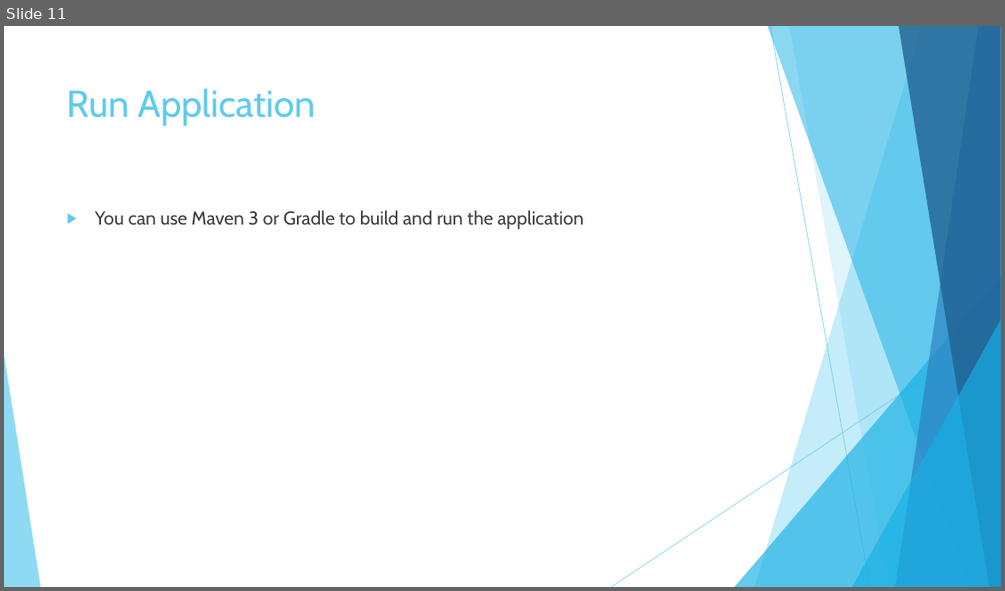
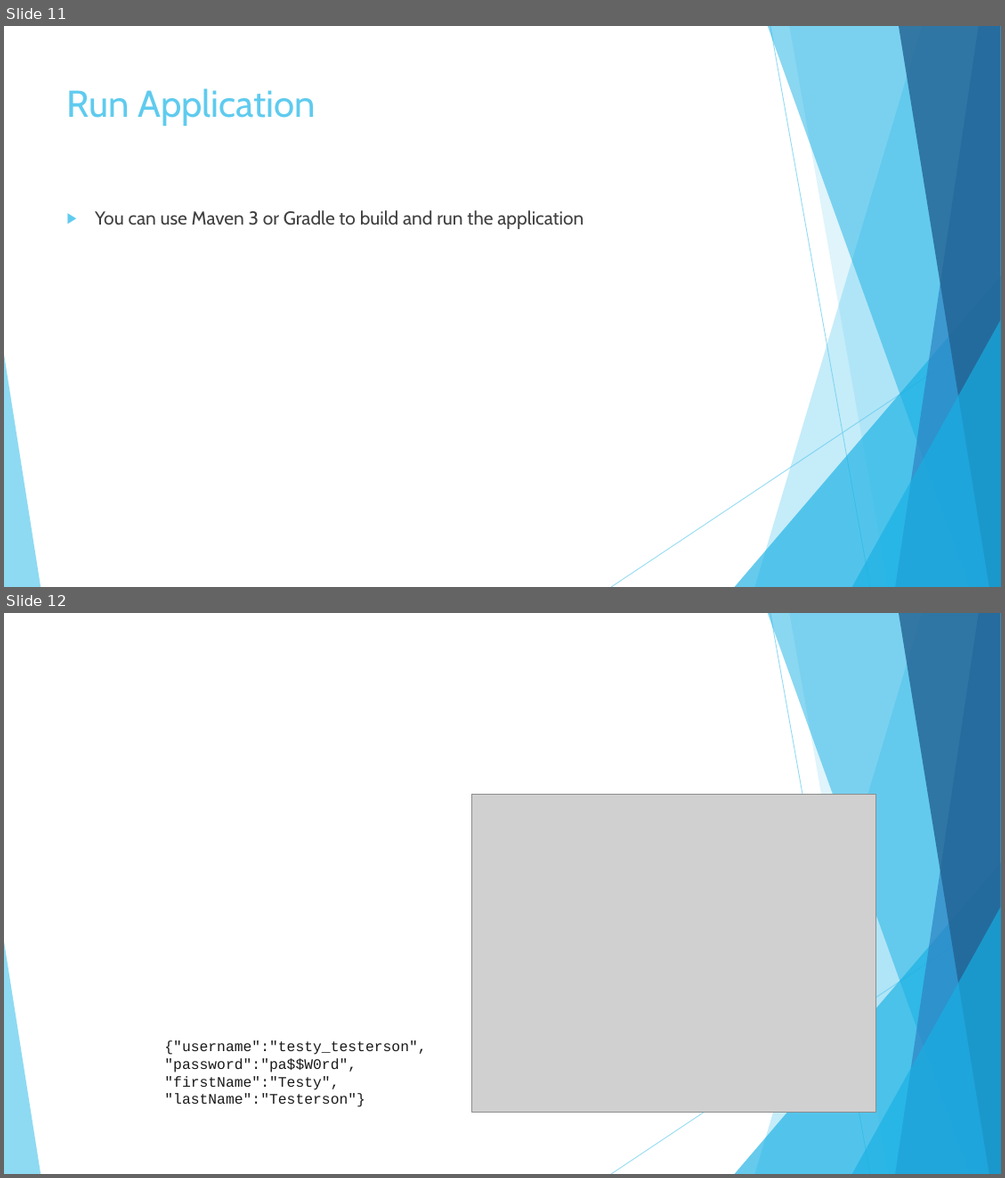
Before and after one commit to vlytsus/springboot-cloud-demo-one, a slide deck: docs/Introduction_To_Microservices_Part_1.pptx. Shown one above the other, each under a label of ours: slide 11 before the commit, slides 11 and 12 after it. The pictures are 1005x591 and 1005x1178 pixels, drawn with LibreOffice and Linux fonts; fonts in the diff are those of the drawing; grey boxes stand for pictures. Boxes give left, top, right and bottom in pixels: in the first picture for what was removed or moved away, otherwise in the second. Text is boxed around its words. In the diff, an @@ line names an element or a change of style, - is before the commit and + after.

```diff
--- a/docs/Introduction_To_Microservices_Part_1.pptx
+++ b/docs/Introduction_To_Microservices_Part_1.pptx
@@ slide 12 added at bbox=[4, 613, 1001, 1174], background #FFFFFF; not listed: 10 template elements that a slide beside it also shows @@
@@ picture added at bbox=[472, 795, 877, 1111] @@
@@ text added at bbox=[164, 1040, 426, 1107], 14 pt, text #1A1A1A @@
+{"username":"testy_testerson", "password":"pa$$W0rd", "firstName":"Testy", "lastName":"Testerson"}
```
Also in this commit, not shown: 1 other slide added.
